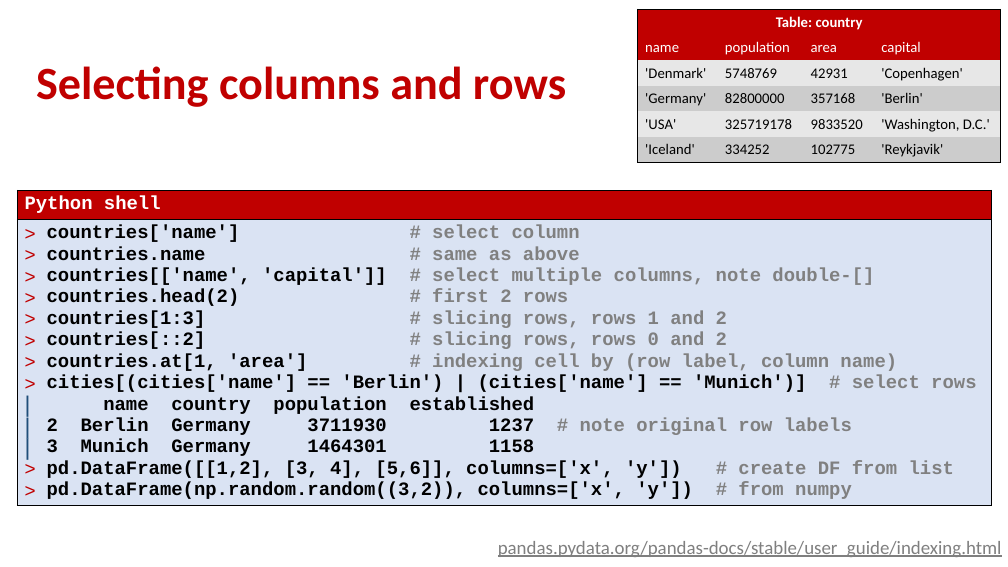
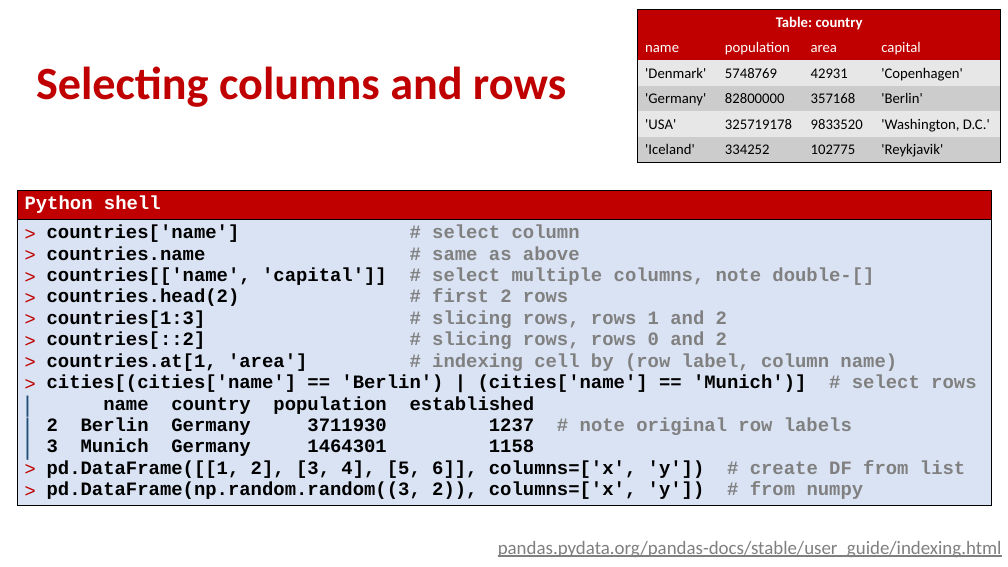
Before and after one commit to gsbrodal/gsbrodal.github.io, a slide deck: slide 12 of ipsa/slides/pandas.pptx. Drawn at 1008x567 pixels with LibreOffice and Linux fonts; fonts in the diff are those of the drawing. Boxes give left, top, right and bottom in pixels: in the first picture for what was removed or moved away, otherwise in the second. Text is boxed around its words. In the diff, an @@ line names an element or a change of style, - is before the commit and + after.

```diff
--- a/ipsa/slides/pandas.pptx
+++ b/ipsa/slides/pandas.pptx
@@ table at box(17, 190, 991, 523) @@
-row 2, column 1: countries['name'] # select column / countries.name # same as above / countries[['name', 'capital']] # select multiple columns, note double-[] / countries.head(2) # first 2 rows / countries[1:3] # slicing rows, rows 1 and 2 / countries[::2] # slicing rows, rows 0 and 2 / countries.at[1, 'area'] # indexing cell by (row label, column name) / cities[(cities['name'] == 'Berlin') | (cities['name'] == 'Munich')] # select rows / name country population established / 2 Berlin Germany 3711930 1237 # note original row labels / 3 Munich Germany 1464301 1158 / pd.DataFrame([[1,2], [3, 4], [5,6]], columns=['x', 'y']) # create DF from list / pd.DataFrame(np.random.random((3,2)), columns=['x', 'y']) # from numpy
+row 2, column 1: countries['name'] # select column / countries.name # same as above / countries[['name', 'capital']] # select multiple columns, note double-[] / countries.head(2) # first 2 rows / countries[1:3] # slicing rows, rows 1 and 2 / countries[::2] # slicing rows, rows 0 and 2 / countries.at[1, 'area'] # indexing cell by (row label, column name) / cities[(cities['name'] == 'Berlin') | (cities['name'] == 'Munich')] # select rows / name country population established / 2 Berlin Germany 3711930 1237 # note original row labels / 3 Munich Germany 1464301 1158 / pd.DataFrame([[1, 2], [3, 4], [5, 6]], columns=['x', 'y']) # create DF from list / pd.DataFrame(np.random.random((3, 2)), columns=['x', 'y']) # from numpy
```
Also in this commit, not shown: 2 other slides changed, 6 other files.
